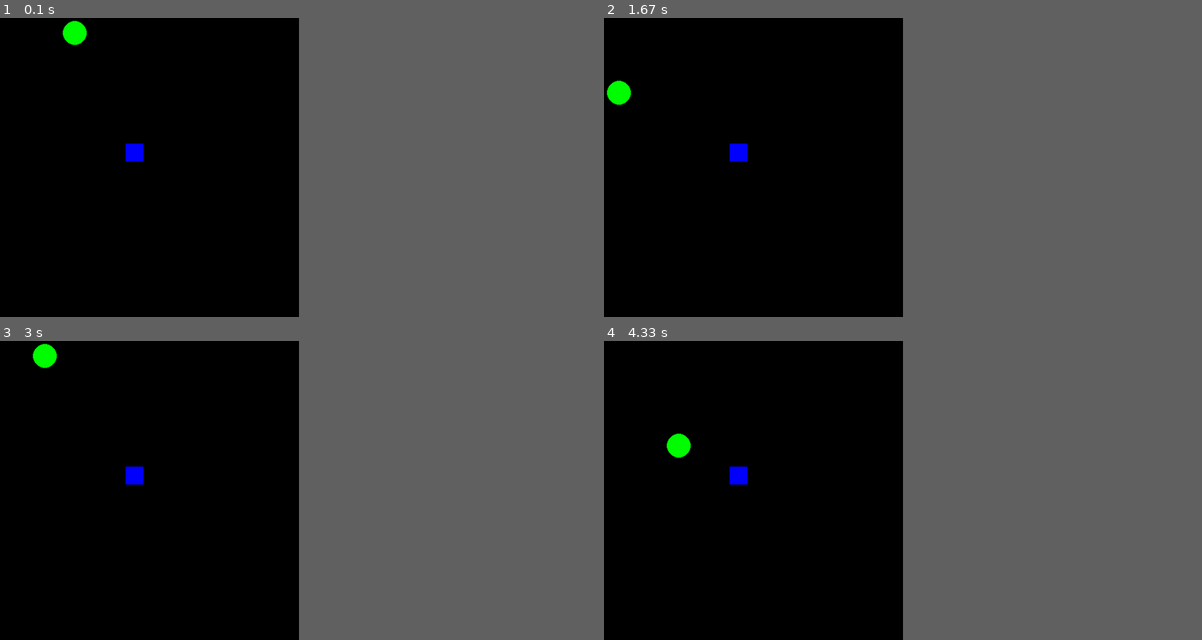
Above: before the commit, frames 1-4 (two rows, left to right).
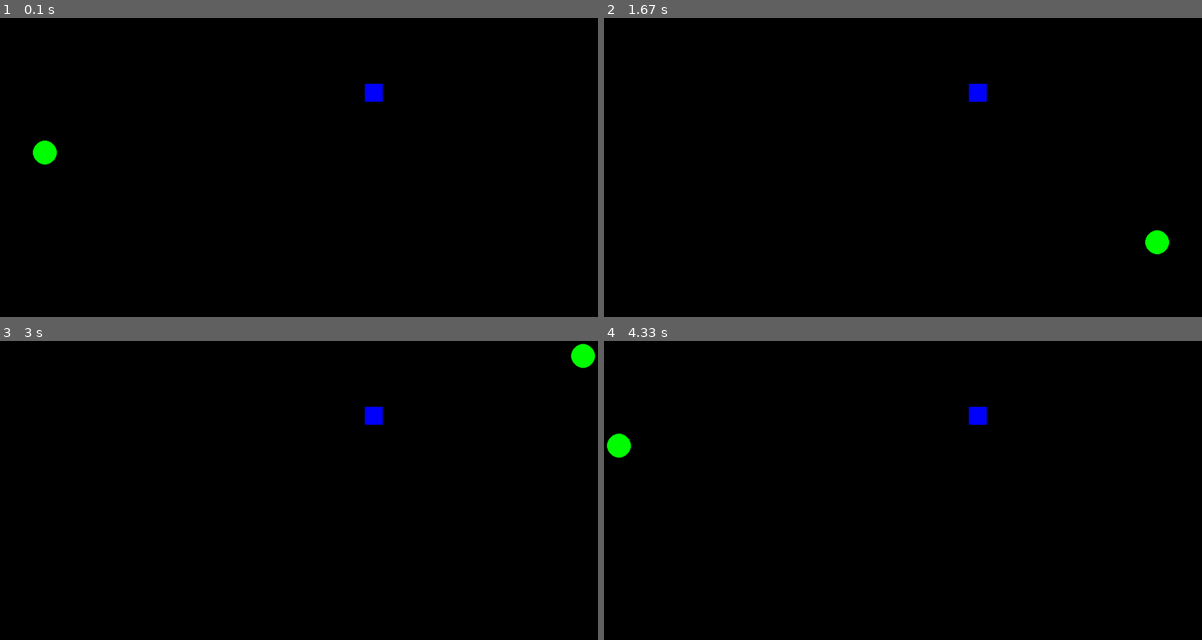
Above: after the commit, the same moments.

Repository: namanbiyani/Learning_Pygame
Game: pygame game, started from src/gui.py
Two runs of this game, one before a commit and one after it. Both use one fixed random seed, a clock stepped at 60 frames per second and the inputs below.
Inputs:
- Up to frame 1 (0.1 s): no input
- Up to frame 2 (1.67 s): hold Left 0.33-0.87 s; hold Down 0.9-1.37 s
- Up to frame 3 (3 s): hold Up 2.02-2.68 s; hold Right from 2.72 s (still down)
- Up to frame 4 (4.33 s): release Right at 3.4 s; hold Down 3.43-4.13 s; hold Left from 4.17 s (still down)
The window is 450x450 before the commit and 900x450 after it. Grey fills any space a smaller window leaves; there, only what the larger window draws over its background counts as a difference.

The runs differ from the first frame. In frame 1, 0.9% of the frame differs, in the area x 5-64%, y 0-50%; in frame 2, 0.9%; in frame 3, 0.9%; in frame 4, 0.9%.

Commit message:
Good Working Game

Diff:
--- a/src/gui.py
+++ b/src/gui.py
@@ -9,13 +9,15 @@
 
 WINDOW = None
 ROW = 10
-COL = 10
+COL = 20
 FPS = 4
 #COLOR  ( R ,  G ,  B )
 BLACK = (0, 0, 0)
 WHITE = (255, 255, 255)
 GREEN = (0, 255, 0)
 BLUE = (0, 0, 255)
+DIR = 'R'
+DIRTY = []
 def draw_board(board, snake):
     """
         Draws the board
@@ -31,43 +33,66 @@
             else:
                 pygame.draw.rect(WINDOW, BLACK, (j * 50, i * 50, 50, 50))
 
+def generate_food(board, snake):
+    """
+        Generates food in a random location
+    """
+    x = random.randint(0, ROW - 1)
+    y = random.randint(0, COL - 1)
+    while [x, y] in snake:
+        x = random.randint(0, ROW - 1)
+        y = random.randint(0, COL - 1)
+    board[x][y] = 1
+    DIRTY.append(Rect(y * 50, x * 50, 50, 50))
+
+def move_snake(board, snake, direction):
+    """
+        Moves Snake
+    """
+    new_head = [snake[0][0], snake[0][1]]
+    if direction == 'U':
+        new_head[0] -= 1
+    elif direction == 'D':
+        new_head[0] += 1
+    elif direction == 'R':
+        new_head[1] += 1
+    elif direction == 'L':
+        new_head[1] -= 1
+    if new_head[0] < 0 or new_head[0] >= ROW or new_head[1] < 0 or new_head[1] >= COL :
+        # print('Mar Gaya')
+        # pygame.quit()
+        # sys.exit()
+        new_head[0] = new_head[0] % ROW
+        new_head[1] = new_head[1] % COL
+    if new_head in snake:
+        print('Mar Gaya!!',' Score = ',len(snake) * (1 + (len(snake)//5)))
+        pygame.quit();
+        sys.exit()
+    snake.insert(0, new_head)
+    DIRTY.append(Rect(new_head[1] * 50, new_head[0] * 50, 50, 50))
+    if board[new_head[0]][new_head[1]] != 1:
+        k = snake.pop()
+        DIRTY.append(Rect(k[1] * 50, k[0] * 50, 50, 50))
+    if board[new_head[0]][new_head[1]] == 1:
+        board[new_head[0]][new_head[1]] = 0
+        generate_food(board, snake)
+    draw_board(board, snake)
+
+
 def handle_events(board, snake):
     """
         Handles Key Events
     """
     keys = pygame.key.get_pressed()
     if keys[K_UP] or keys[K_DOWN] or keys[K_LEFT] or keys[K_RIGHT]:
-        current = snake[0]
-        new_head = [current[0], current[1]]
         if keys[K_UP]:
-            new_head[0] -= 1
+            move_snake(board, snake, 'U')
         elif keys[K_DOWN]:
-            new_head[0] += 1
+            move_snake(board, snake, 'D')
         elif keys[K_RIGHT]:
-            new_head[1] += 1
+            move_snake(board, snake, 'R')
         elif keys[K_LEFT]:
-            new_head[1] -= 1
-        if new_head[0] < 0 or new_head[0] > COL or new_head[1] < 0 or new_head[1] > ROW :
-            print('Mar Gaya')
-            pygame.quit()
-            sys.exit()
-        if new_head in snake:
-            print('Mar Gaya')
-            pygame.quit();
-            sys.exit()
-        snake.insert(0, new_head)
-        if board[new_head[0]][new_head[1]] != 1:
-            snake.pop()
-        if board[new_head[0]][new_head[1]] == 1:
-            board[new_head[0]][new_head[1]] = 0
-            x = random.randint(0, ROW - 1)
-            y = random.randint(0, COL - 1)
-            while [x, y] in snake:
-                x = random.randint(0, ROW - 1)
-                y = random.randint(0, COL - 1)
-            board[x][y] = 1
-        draw_board(board, snake)
-
+            move_snake(board, snake, 'L')
 
 
 def main():
@@ -80,14 +105,17 @@
         for j in range(0, int(COL)):
             board[i].append(0)
 
-    board[4][4] = 1
-    snake = [[0, 2]]
+    snake = [[random.randint(0, ROW - 1), random.randint(0, COL -1)]]
     pygame.init()
     global WINDOW
-    WINDOW = pygame.display.set_mode((500, 500))
+    global DIR
+    global FPS
+    DIR = random.choice(['U', 'D', 'R', 'L'])
+    WINDOW = pygame.display.set_mode((COL * 50, ROW * 50))
     pygame.display.set_caption('Snake Game')
     WINDOW.fill(BLACK)
     fps_clock = pygame.time.Clock()
+    generate_food(board, snake)
     draw_board(board, snake)
 
     while True:
@@ -100,40 +128,28 @@
                 if event.key in (K_UP, K_DOWN, K_LEFT, K_RIGHT):
                     current = snake[0]
                     new_head = [current[0], current[1]]
-                    if event.key == K_UP:
-                        new_head[0] -= 1
-                    elif event.key == K_DOWN:
-                        new_head[0] += 1
-                    elif event.key == K_RIGHT:
-                        new_head[1] += 1
-                    elif event.key == K_LEFT:
-                        new_head[1] -= 1
-                    if new_head[0] < 0 or new_head[0] > COL or new_head[1] < 0 or new_head[1] > ROW :
-                        print('Mar Gaya')
-                        pygame.quit()
-                        sys.exit()
-                    if new_head in snake:
-                        print('Mar Gaya')
-                        pygame.quit();
-                        sys.exit()
-                    snake.insert(0, new_head)
-                    if board[new_head[0]][new_head[1]] != 1:
-                        snake.pop()
-                    if board[new_head[0]][new_head[1]] == 1:
-                        board[new_head[0]][new_head[1]] = 0
-                        x = random.randint(0, ROW - 1)
-                        y = random.randint(0, COL - 1)
-                        while [x, y] in snake:
-                            x = random.randint(0, ROW - 1)
-                            y = random.randint(0, COL - 1)
-                        board[x][y] = 1
-                    draw_board(board, snake)
+                    if event.key == K_UP and not DIR == 'D':
+                        DIR = 'U'
+                        move_snake(board, snake, 'U')
+                    elif event.key == K_DOWN and not DIR == 'U':
+                        DIR = 'D'
+                        move_snake(board, snake, 'D')
+                    elif event.key == K_RIGHT and not DIR == 'L':
+                        DIR = 'R'
+                        move_snake(board, snake, 'R')
+                    elif event.key == K_LEFT and not DIR == 'R':
+                        DIR = 'L'
+                        move_snake(board, snake, 'L')
                     handled = True
+                    pygame.display.update(DIRTY)
+                elif event.key == K_q:
+                    pygame.quit()
+                    sys.exit()
         if not handled:
-            handle_events(board, snake)
-        pygame.display.update()
+            move_snake(board, snake, DIR)
+        pygame.display.update(DIRTY)
         fps_clock.tick(FPS)
-
+        FPS = 4 + len(snake)//5
 
 if __name__ == '__main__':
     main()
